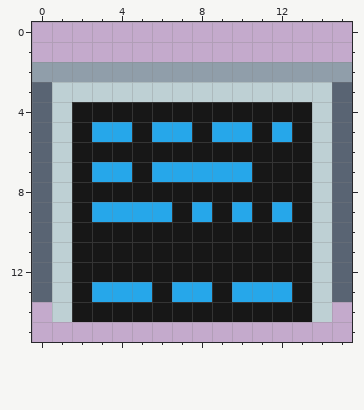
Two versions of one pixel-art sprite, branches/Grafics_Under_Development/madtulip/ship parts/generic/textscreen/madtulip_textscreen_icon.png. This is how it looked before the edit.
The file is 16x16 pixels.
Now the later version:
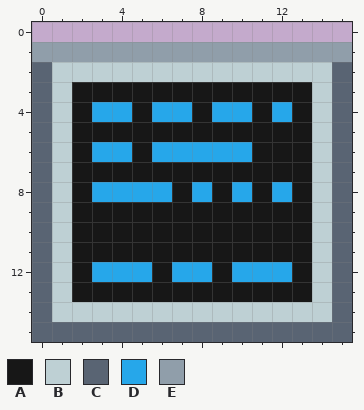
Palette (. is transparent): A #171717  B #bed0d4  C #596473  D #26a7ea  E #909eaa
What changed:
y 1: x 0..15 ................ -> EEEEEEEEEEEEEEEE
y 2: x 0..15 EEEEEEEEEEEEEEEE -> CBBBBBBBBBBBBBBC
y 3: x 2..13 BBBBBBBBBBBB -> AAAAAAAAAAAA
y 4: x 3..4 AA -> DD; x 6..7 AA -> DD; x 9..10 AA -> DD; x 12 A -> D
y 5: x 3..4 DD -> AA; x 6..7 DD -> AA; x 9..10 DD -> AA; x 12 D -> A
y 6: x 3..4 AA -> DD; x 6..10 AAAAA -> DDDDD
y 7: x 3..4 DD -> AA; x 6..10 DDDDD -> AAAAA
y 8: x 3..6 AAAA -> DDDD; x 8 A -> D; x 10 A -> D; x 12 A -> D
y 9: x 3..6 DDDD -> AAAA; x 8 D -> A; x 10 D -> A; x 12 D -> A
y 12: x 3..5 AAA -> DDD; x 7..8 AA -> DD; x 10..12 AAA -> DDD
y 13: x 3..5 DDD -> AAA; x 7..8 DD -> AA; x 10..12 DDD -> AAA
y 14: x 0 . -> C; x 2..13 AAAAAAAAAAAA -> BBBBBBBBBBBB; x 15 . -> C
y 15: x 0..15 ................ -> CCCCCCCCCCCCCCCC
Pixel boxes of the changes (left, top, right, bottom) in both pictures:
changed: (32, 42, 352, 342)
